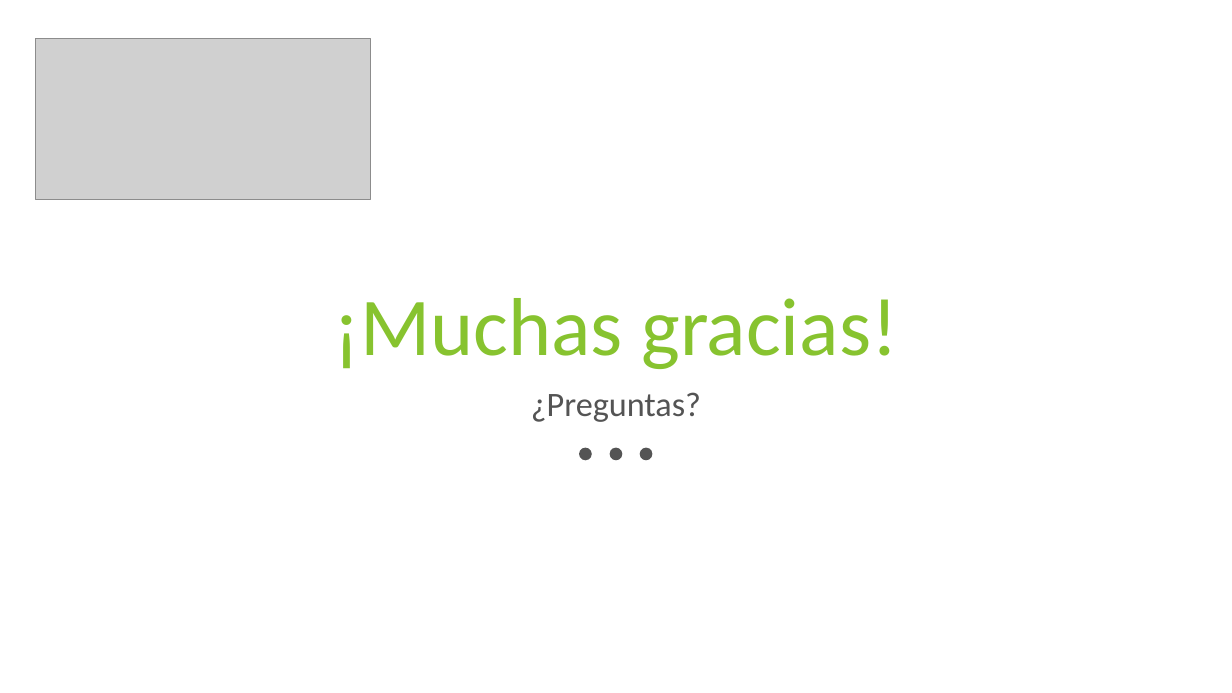
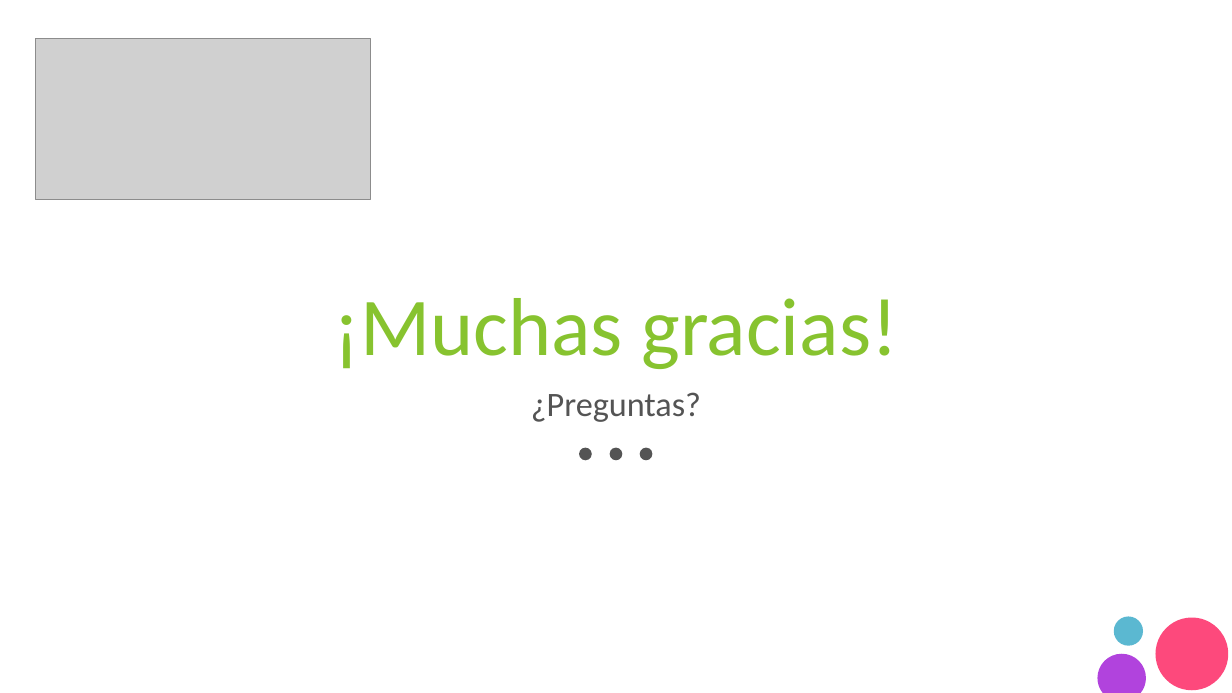
Before and after one commit to gp34446/desafio3, a slide deck: slide 23 of Presentación_desafio_3.pptx (slide 17 before the commit). Drawn at 1232x693 pixels with LibreOffice and Linux fonts; fonts in the diff are those of the drawing; grey boxes stand for pictures. Boxes give left, top, right and bottom in pixels: in the first picture for what was removed or moved away, otherwise in the second. Text is boxed around its words. In the diff, an @@ line names an element or a change of style, - is before the commit and + after.

```diff
--- a/Presentación_desafio_3.pptx
+++ b/Presentación_desafio_3.pptx
@@ ellipse added at <box>1114,617,1143,646</box>, fill #5BB8D1 @@
@@ ellipse added at <box>1156,617,1228,690</box>, fill #FD497C @@
@@ freeform shape added at <box>1097,654,1146,693</box>, fill #B143DD @@
```
Also in this commit, not shown: 6 slides added, 81 slides removed.
